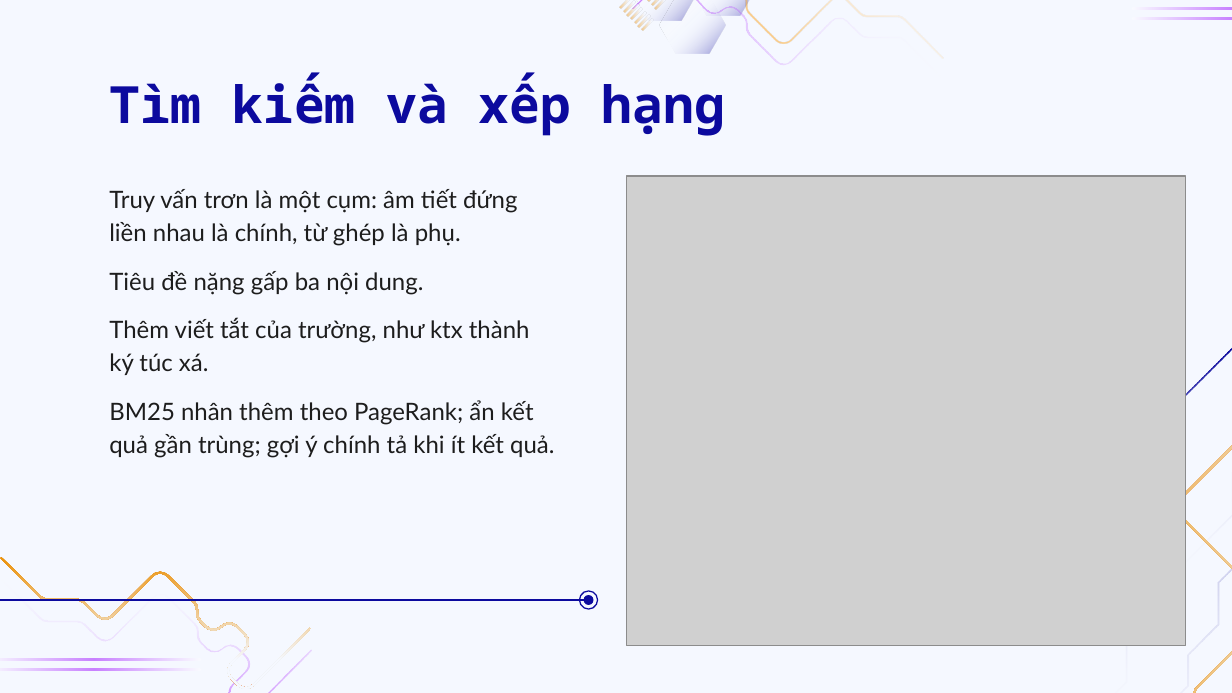
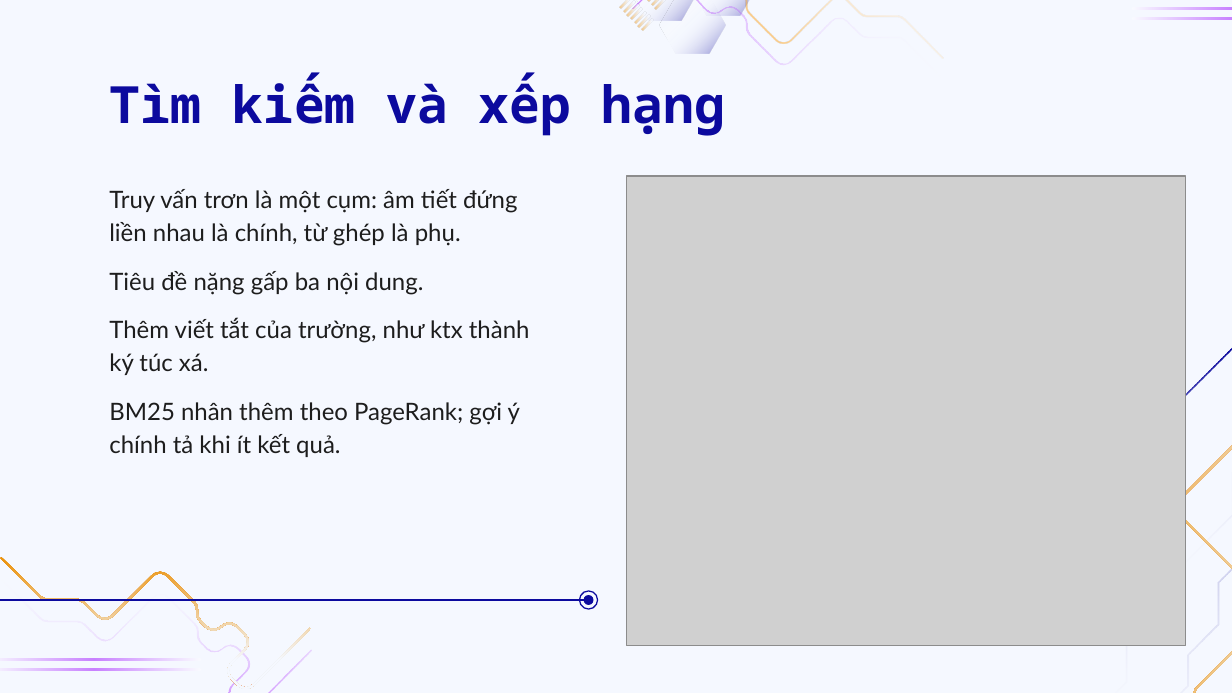
Before and after one commit to doanan293/WebCorpusPipeline, a slide deck: slide 19 of docs/presentation/BAT-thu-thap-boc-tach-tim-kiem.pptx. Drawn at 1232x693 pixels with LibreOffice and Linux fonts; fonts in the diff are those of the drawing; grey boxes stand for pictures; background and template pictures are left out. Boxes give left, top, right and bottom in pixels: in the first picture for what was removed or moved away, otherwise in the second. Text is boxed around its words. In the diff, an @@ line names an element or a change of style, - is before the commit and + after.

Commit message:
docs: new PageRank and duplicate hiding in the report and slides
The report describes PageRank without boilerplate links, adds section
3.4 and figure 13 on hiding duplicate results, and table 10 measuring
it on 20 queries (copies of the same article in the top 10: 29 to 0).
The slides gain a duplicate hiding slide and the updated figures.

```diff
--- a/docs/presentation/BAT-thu-thap-boc-tach-tim-kiem.pptx
+++ b/docs/presentation/BAT-thu-thap-boc-tach-tim-kiem.pptx
@@ subtitle at bbox=[109, 402, 520, 457]: text changed @@
-BM25 nhân thêm theo PageRank; ẩn kết quả gần trùng; gợi ý chính tả khi ít kết quả.
+BM25 nhân thêm theo PageRank; gợi ý chính tả khi ít kết quả.
```
Also in this commit, not shown: 2 other slides changed, 1 slide added, 7 other files.
